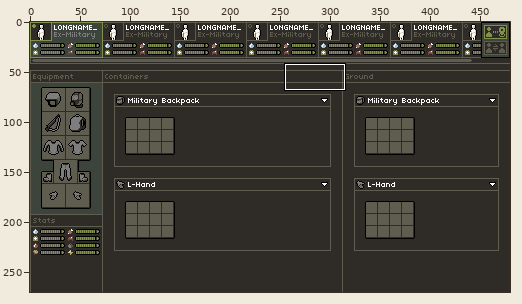
A pixel-art file gets an edit: Resources/Aseprite/ui_mockup.aseprite. Above, an overview of the earlier version with the close-up marked.
Close-up. Earlier state:
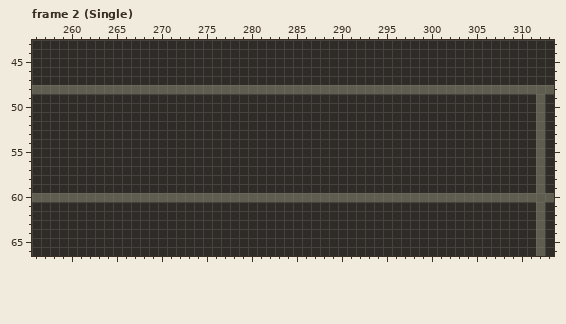
480x270 pixels, 5 frames. Shown: frame 2 (Single): x 256..313, y 43..66.
The same view after the edit:
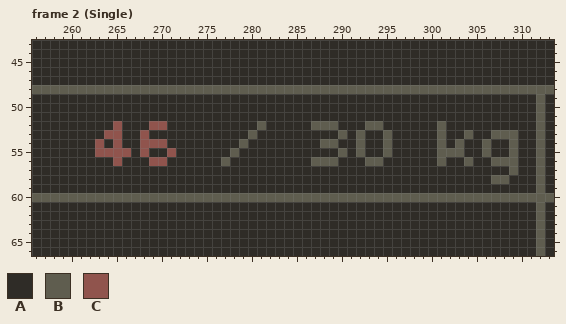
Palette (. is transparent): A #2f2c27  B #5f5d4f  C #90544d
Change:
--- frame 2 (Single), layer "ui/ui_text"
@@ x 256..313 @@
 51 AAAAAAAAAAAAAAAAAAAAAAAAAAAAAAAAAAAAAAAAAAAAAAAAAAAAAAAABA
-52 AAAAAAAAAAAAAAAAAAAAAAAAAAAAAAAAAAAAAAAAAAAAAAAAAAAAAAAABA
-53 AAAAAAAAAAAAAAAAAAAAAAAAAAAAAAAAAAAAAAAAAAAAAAAAAAAAAAAABA
-54 AAAAAAAAAAAAAAAAAAAAAAAAAAAAAAAAAAAAAAAAAAAAAAAAAAAAAAAABA
-55 AAAAAAAAAAAAAAAAAAAAAAAAAAAAAAAAAAAAAAAAAAAAAAAAAAAAAAAABA
-56 AAAAAAAAAAAAAAAAAAAAAAAAAAAAAAAAAAAAAAAAAAAAAAAAAAAAAAAABA
-57 AAAAAAAAAAAAAAAAAAAAAAAAAAAAAAAAAAAAAAAAAAAAAAAAAAAAAAAABA
-58 AAAAAAAAAAAAAAAAAAAAAAAAAAAAAAAAAAAAAAAAAAAAAAAAAAAAAAAABA
+52 AAAAAAAAACAAACCAAAAAAAAAABAAAAABBBAAABBAAAAAABAAAAAAAAAABA
+53 AAAAAAAACCAACAAAAAAAAAAABAAAAAAAAABABAABAAAAABAABAABBBAABA
+54 AAAAAAACACAACCCAAAAAAAABAAAAAAAABBAABAABAAAAABABAABAABAABA
+55 AAAAAAACCCCACAACAAAAAABAAAAAAAAAAABABAABAAAAABBBAABAABAABA
+56 AAAAAAAAACAAACCAAAAAABAAAAAAAAABBBAAABBAAAAAABAABAABBBAABA
+57 AAAAAAAAAAAAAAAAAAAAAAAAAAAAAAAAAAAAAAAAAAAAAAAAAAAAABAABA
+58 AAAAAAAAAAAAAAAAAAAAAAAAAAAAAAAAAAAAAAAAAAAAAAAAAAABBAAABA
 59 AAAAAAAAAAAAAAAAAAAAAAAAAAAAAAAAAAAAAAAAAAAAAAAAAAAAAAAABA
Pixel boxes of the changes (left, top, right, bottom) in both close-ups:
changed: (95, 121, 176, 166)
changed: (221, 121, 266, 166)
changed: (311, 121, 392, 166)
changed: (437, 121, 518, 184)
